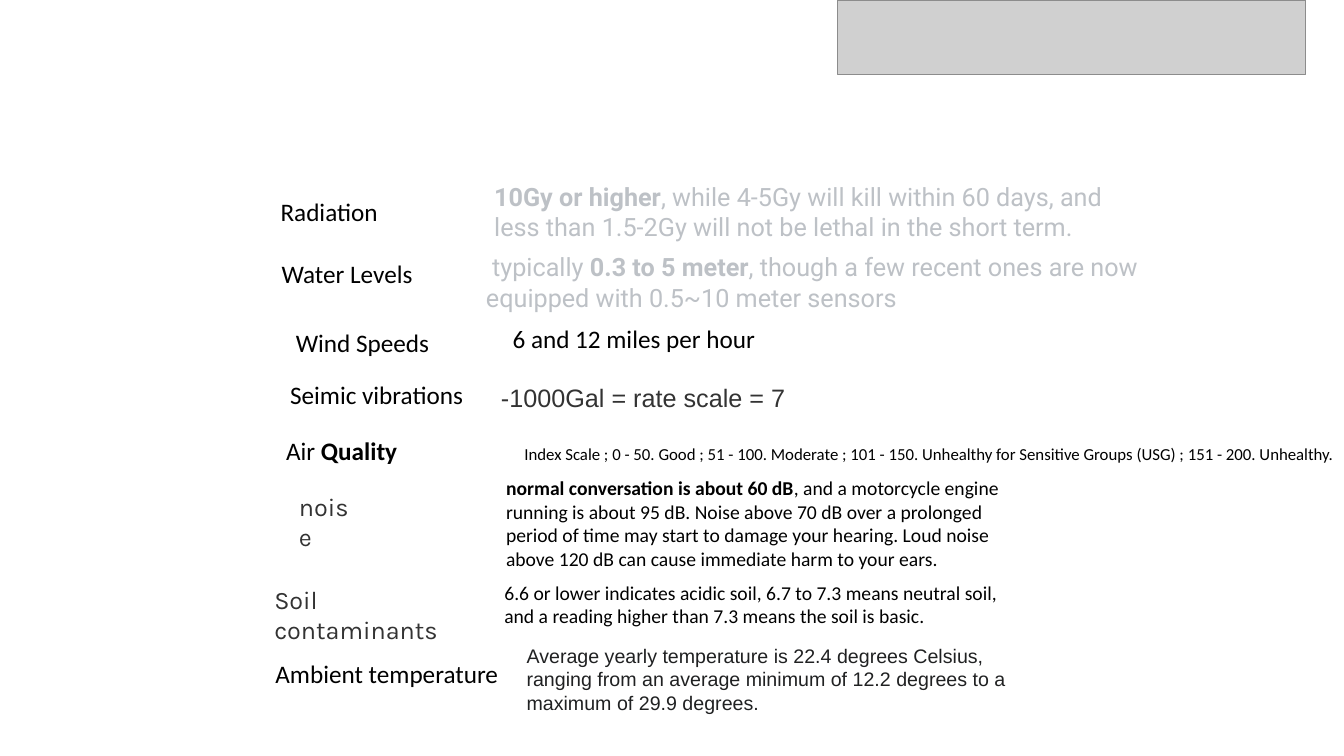
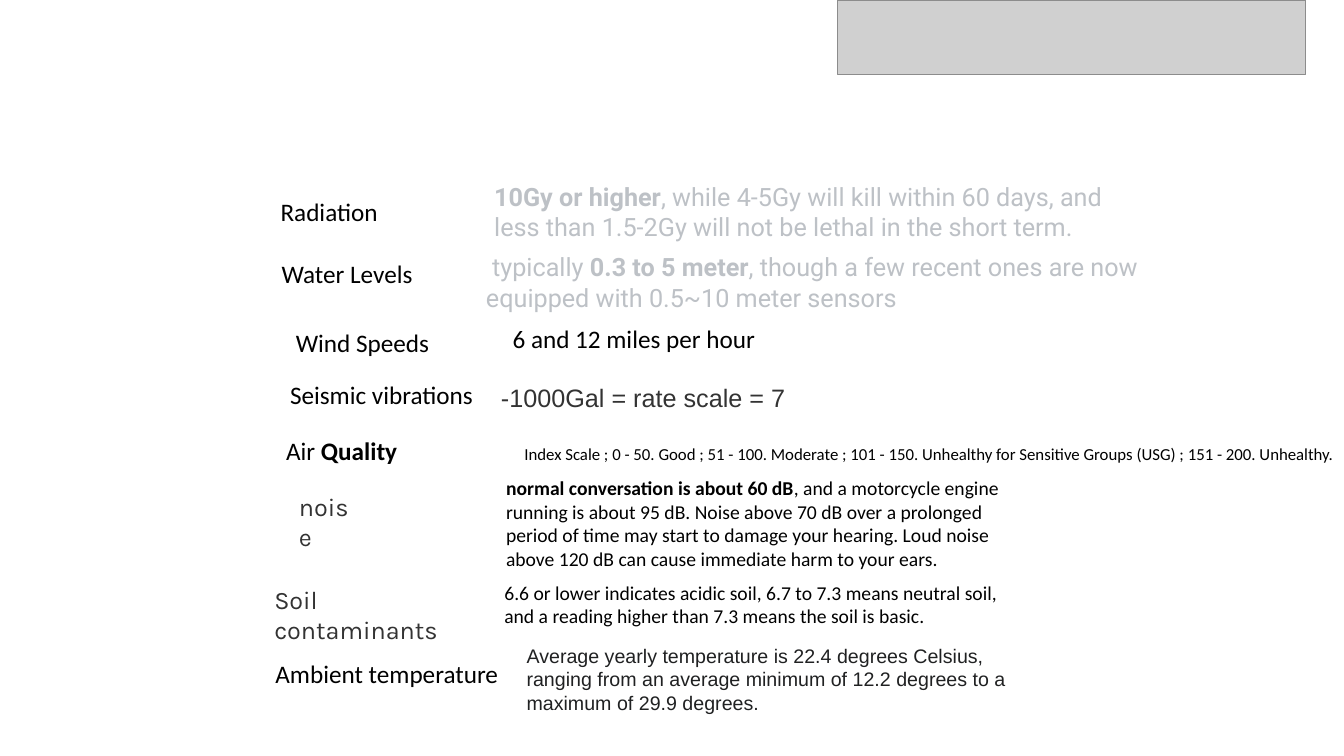
Before and after one commit to ggreen/iot-sensor-events-showcase, a slide deck: slide 3 of docs/concepts/dashboard-wireframe.pptx. Drawn at 1344x756 pixels with LibreOffice and Linux fonts; fonts in the diff are those of the drawing; grey boxes stand for pictures. Boxes give left, top, right and bottom in pixels: in the first picture for what was removed or moved away, otherwise in the second. Text is boxed around its words. In the diff, an @@ line names an element or a change of style, - is before the commit and + after.

```diff
--- a/docs/concepts/dashboard-wireframe.pptx
+++ b/docs/concepts/dashboard-wireframe.pptx
@@ text at (x1=290, y1=386, x2=473, y2=405): text changed @@
-Seimic vibrations
+Seismic vibrations
```
Also in this commit, not shown: 41 other files.
